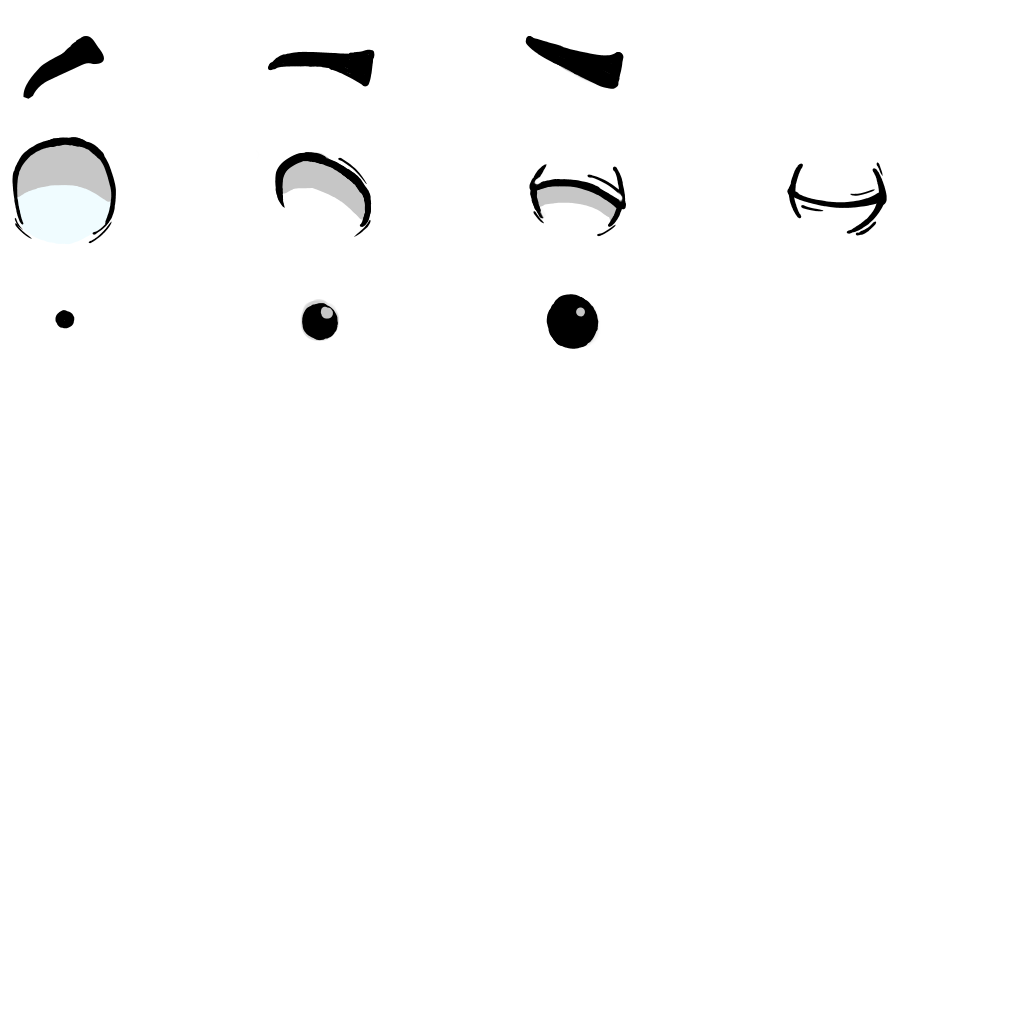
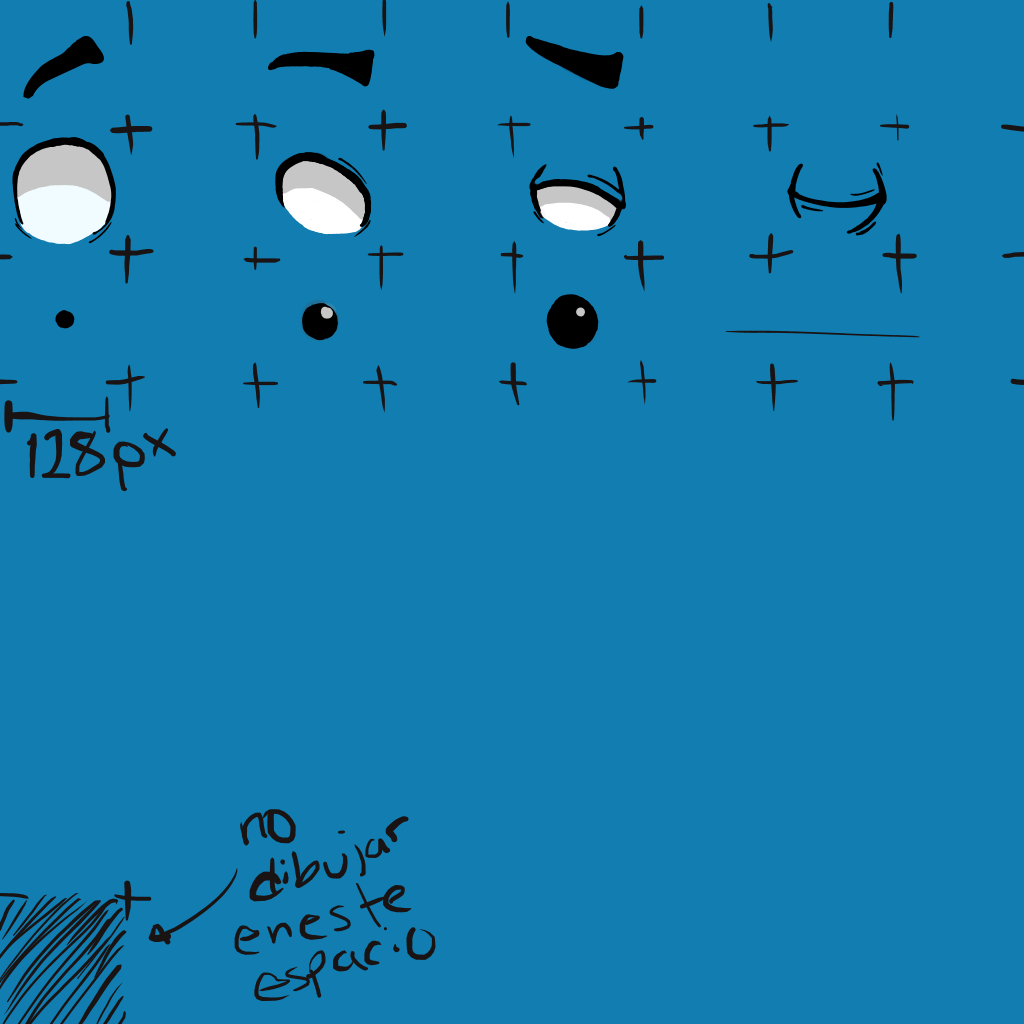
Layer changes from the first (1024, 1024) image to the second:
added layer "medidas" above "slime_ink" over [0, 0, 1024, 1024]
showed "Background" over [0, 0, 1024, 1024]
